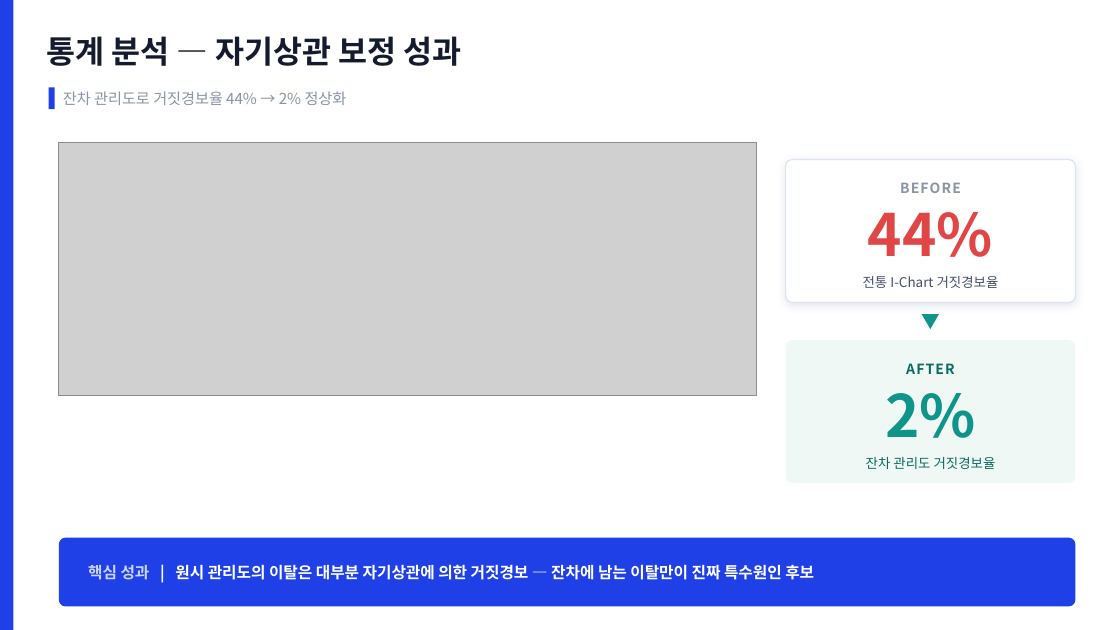
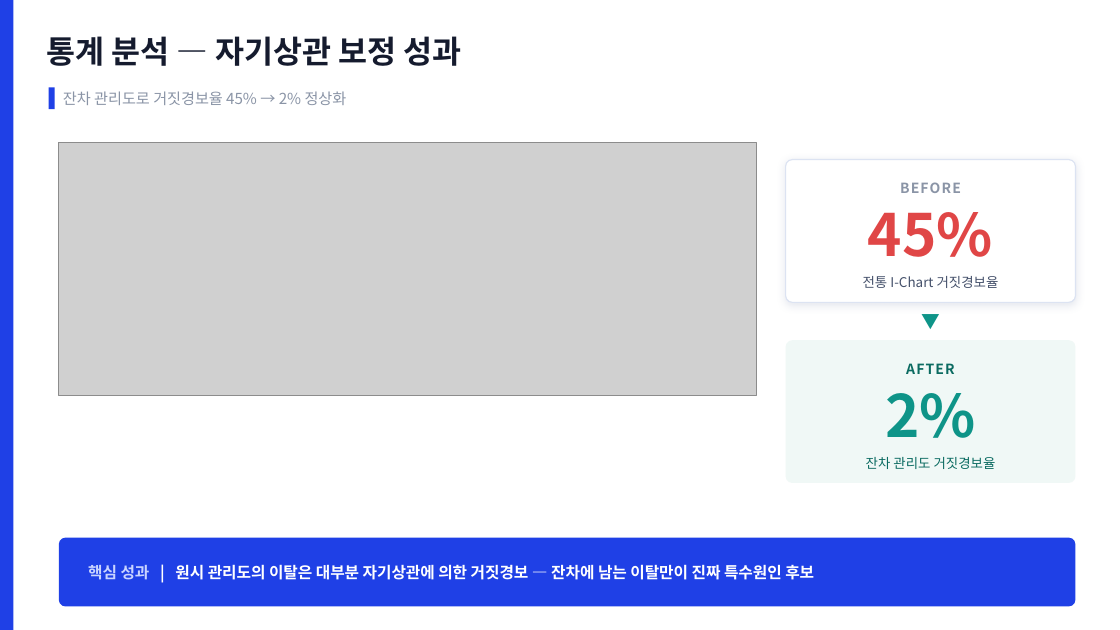
Before and after one commit to robinho0329/chungbuk-air-quality-monitor, a slide deck: slide 12 of reports/portfolio/포트폴리오_충북대기질_SPC.pptx. Drawn at 1120x630 pixels with LibreOffice and Linux fonts; fonts in the diff are those of the drawing; grey boxes stand for pictures. Boxes give left, top, right and bottom in pixels: in the first picture for what was removed or moved away, otherwise in the second. Text is boxed around its words. In the diff, an @@ line names an element or a change of style, - is before the commit and + after.

```diff
--- a/reports/portfolio/포트폴리오_충북대기질_SPC.pptx
+++ b/reports/portfolio/포트폴리오_충북대기질_SPC.pptx
@@ text at <box>63,91,347,105</box>: text changed @@
-잔차 관리도로 거짓경보율 44% → 2% 정상화
+잔차 관리도로 거짓경보율 45% → 2% 정상화
@@ text at <box>868,212,993,257</box>: text changed @@
-44%
+45%
```
Also in this commit, not shown: 10 other slides changed, 2 other files.
